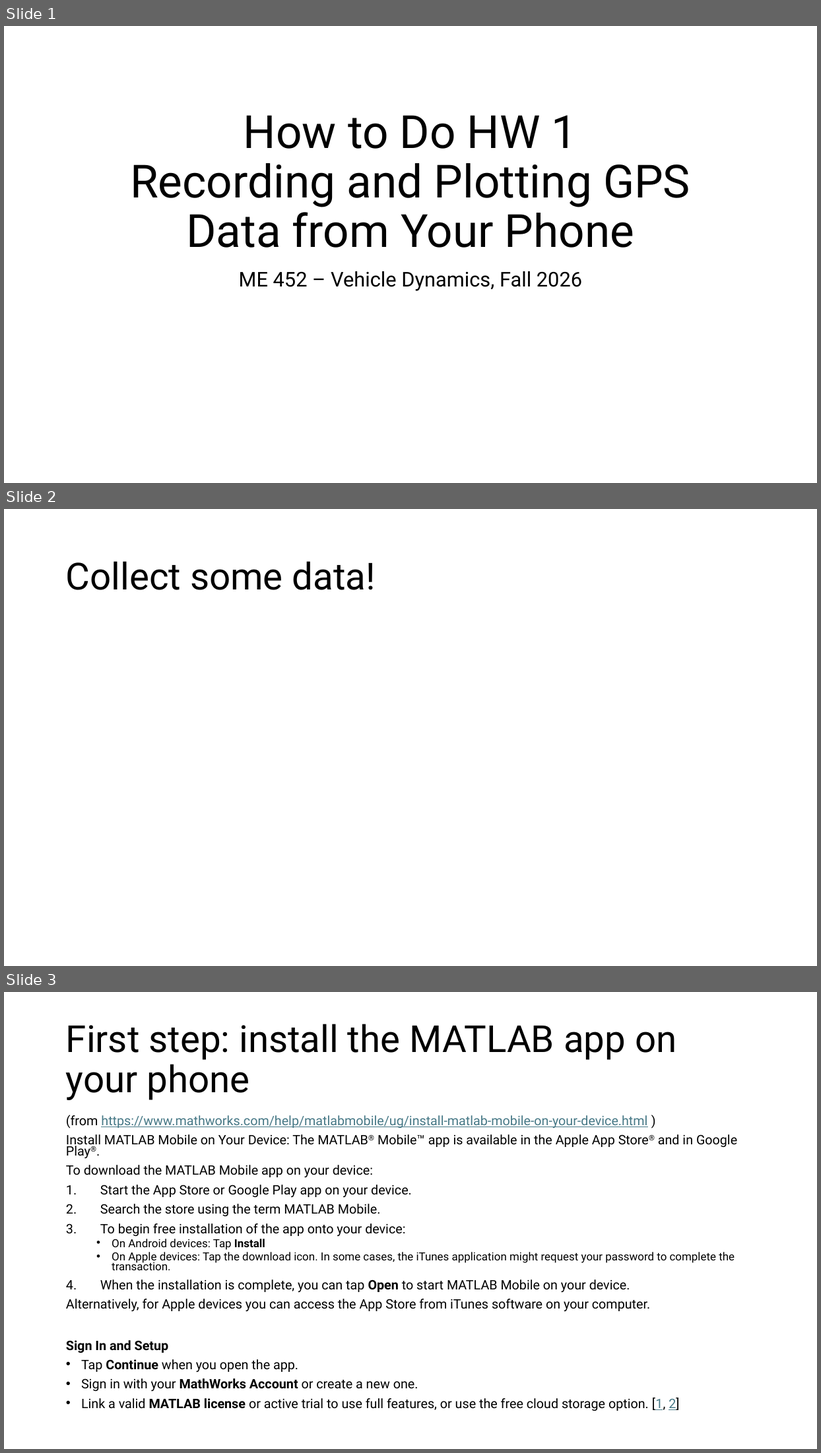
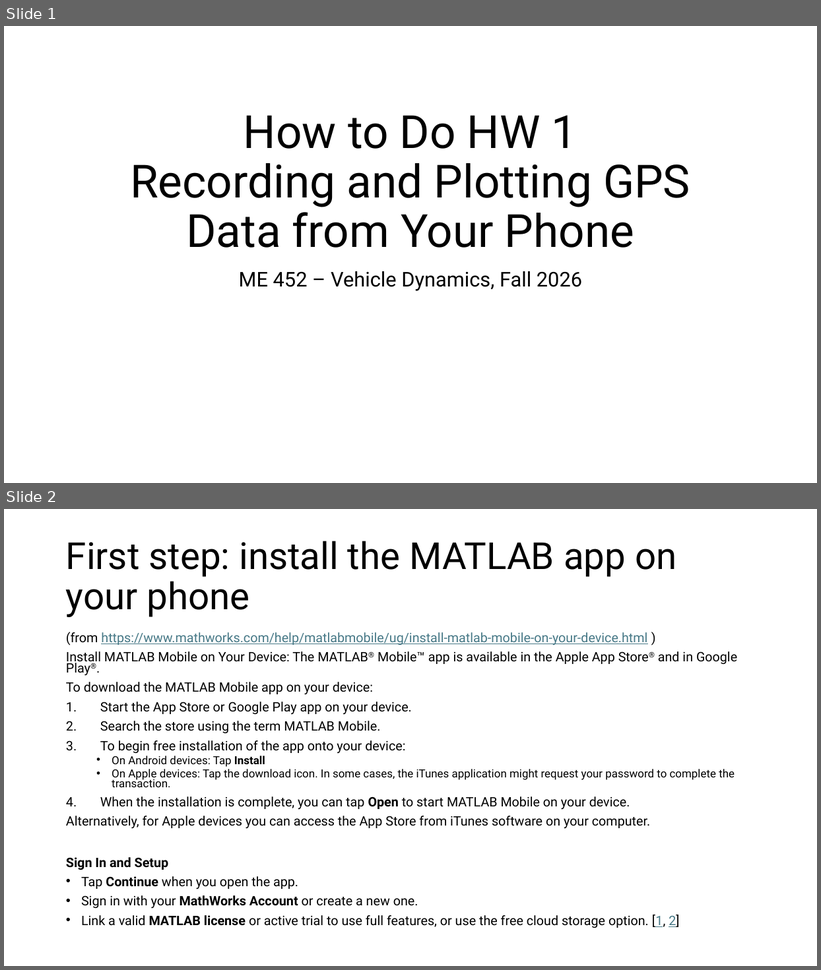
Before and after one commit to SalamAwal/Classes_VehicleDynamics_2026Fall, a slide deck: Assignments/Week02_HW1_InitialsViaGPS/How to Do HW 1.pptx. Shown one above the other, each under a label of ours: slides 1, 2 and 3 before the commit, slides 1 and 2 after it. The pictures are 821x1453 and 821x970 pixels, drawn with LibreOffice and Linux fonts; fonts in the diff are those of the drawing. Boxes give left, top, right and bottom in pixels: in the first picture for what was removed or moved away, otherwise in the second. Text is boxed around its words. In the diff, an @@ line names an element or a change of style, - is before the commit and + after.

```diff
--- a/Assignments/Week02_HW1_InitialsViaGPS/How to Do HW 1.pptx
+++ b/Assignments/Week02_HW1_InitialsViaGPS/How to Do HW 1.pptx
@@ slide 2 removed at [4,509,817,966], background #FFFFFF @@
@@ title removed at [66,561,376,590] @@
-Collect some data!
@@ what was slide 3 is now slide 2 @@
```
Also in this commit, not shown: 14 other slides removed, 6 other files.
